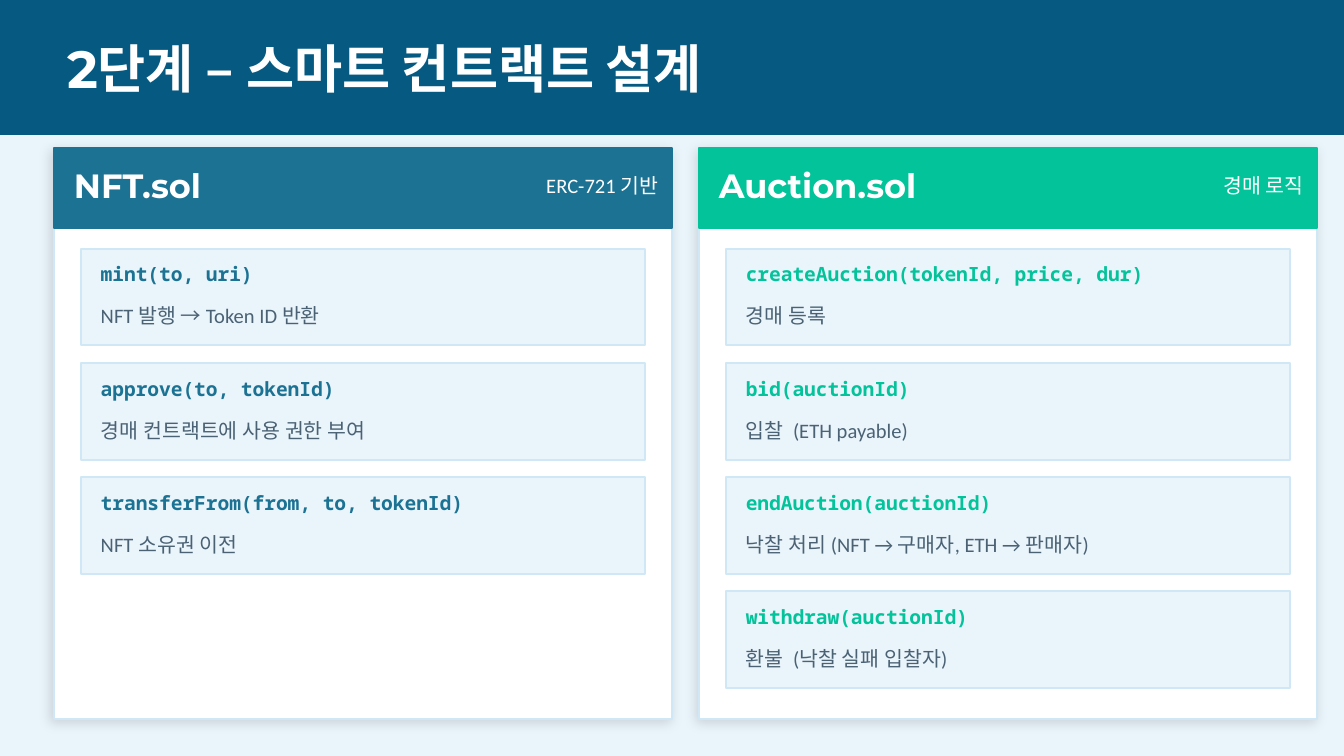
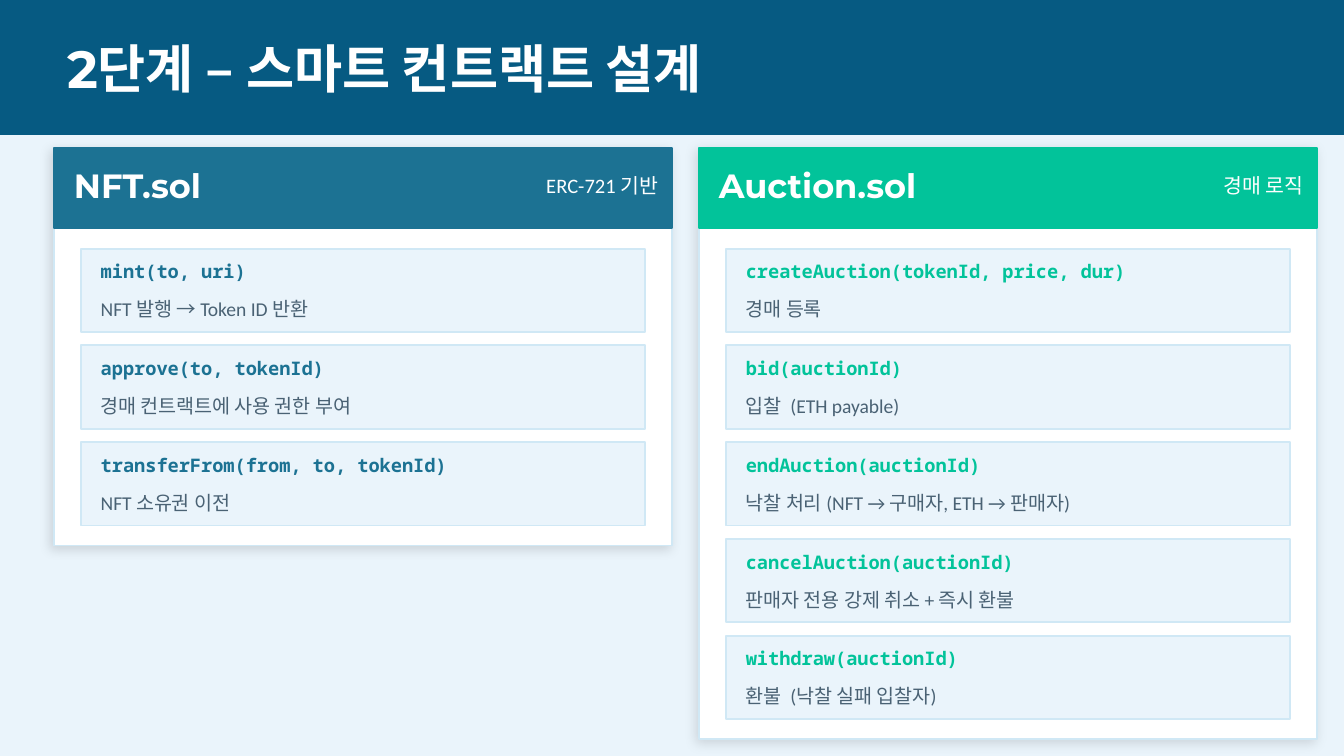
Before and after one commit to bbasung1/blockchain_Final_homework_auction, a slide deck: slide 5 of NFT경매시스템_발표.pptx. Drawn at 1344x756 pixels with LibreOffice and Linux fonts; fonts in the diff are those of the drawing. Boxes give left, top, right and bottom in pixels: in the first picture for what was removed or moved away, otherwise in the second. Text is boxed around its words. In the diff, an @@ line names an element or a change of style, - is before the commit and + after.

Commit message:
[FEAT]index.html 경매 중단 기능 추가

```diff
--- a/NFT경매시스템_발표.pptx
+++ b/NFT경매시스템_발표.pptx
@@ rectangle: place and size @@
-rectangle at [54,148,672,719]
+rectangle at [54,148,672,546]
@@ rectangle: place and size @@
-rectangle at [699,148,1317,719]
+rectangle at [699,148,1317,739]
@@ rectangle: place and size @@
-rectangle at [81,249,645,345]
+rectangle at [81,249,645,332]
@@ rectangle: place and size @@
-rectangle at [726,249,1290,345]
+rectangle at [726,249,1290,332]
@@ rectangle: place and size @@
-rectangle at [81,363,645,460]
+rectangle at [81,345,645,429]
@@ text "approve(to, tokenId)": place and size @@
-text "approve(to, tokenId)" at [101,381,335,401]
+text "approve(to, tokenId)" at [101,361,324,380]
@@ rectangle: place and size @@
-rectangle at [726,363,1290,460]
+rectangle at [726,345,1290,429]
@@ text "bid(auctionId)": place and size @@
-text "bid(auctionId)" at [746,381,910,400]
+text "bid(auctionId)" at [746,360,902,378]
@@ text "경매 컨트랙트에 사용 권한 부여": place and size @@
-text "경매 컨트랙트에 사용 권한 부여" at [101,421,366,440]
+text "경매 컨트랙트에 사용 권한 부여" at [101,397,351,415]
@@ text "입찰 (ETH payable)": place and size @@
-text "입찰 (ETH payable)" at [746,421,908,442]
+text "입찰 (ETH payable)" at [746,397,899,416]
@@ rectangle: place and size @@
-rectangle at [81,477,645,574]
+rectangle at [81,442,645,526]
@@ text "transferFrom(from, to, tokenId)": place and size @@
-text "transferFrom(from, to, tokenId)" at [101,495,464,514]
+text "transferFrom(from, to, tokenId)" at [101,457,446,475]
@@ rectangle: place and size @@
-rectangle at [726,477,1290,574]
+rectangle at [726,442,1290,526]
@@ text "endAuction(auctionId)": place and size @@
-text "endAuction(auctionId)" at [746,495,991,514]
+text "endAuction(auctionId)" at [746,457,980,475]
@@ text "NFT 소유권 이전": place and size @@
-text "NFT 소유권 이전" at [101,535,238,554]
+text "NFT 소유권 이전" at [101,494,230,512]
@@ text "낙찰 처리 (NFT → 구매자, ...": place and size @@
-text "낙찰 처리 (NFT → 구매자, ..." at [746,535,1089,555]
+text "낙찰 처리 (NFT → 구매자, ..." at [746,494,1070,513]
@@ rectangle: place and size @@
-rectangle at [726,591,1290,688]
+rectangle at [726,539,1290,622]
@@ text added at [746,554,1014,572], 10 pt, text #02C39A, bold @@
+cancelAuction(auctionId)
@@ text added at [746,591,1015,609], 10.5 pt, text #4A6274 @@
+판매자 전용 강제 취소 + 즉시 환불
@@ rectangle added at [726,636,1290,719], fill #EAF4FB, outline #D0E8F5 1 pt @@
@@ size 10.5 to 10 pt in 7 elements at [101,263,246,281], [746,263,1126,283], [101,361,324,380], [746,360,902,378], [101,457,446,475], [746,457,980,475], [746,650,958,668] @@
@@ text "withdraw(auctionId)": place and size @@
-text "withdraw(auctionId)" at [746,609,968,628]
+text "withdraw(auctionId)" at [746,650,958,668]
@@ size 11 to 10.5 pt in 7 elements at [101,300,308,318], [746,300,822,318], [101,397,351,415], [746,397,899,416], [101,494,230,512], [746,494,1070,513], [746,687,937,706] @@
@@ text "환불 (낙찰 실패 입찰자)": place and size @@
-text "환불 (낙찰 실패 입찰자)" at [746,649,947,669]
+text "환불 (낙찰 실패 입찰자)" at [746,687,937,706]
```
Also in this commit, not shown: 9 other slides changed, 23 other files.
